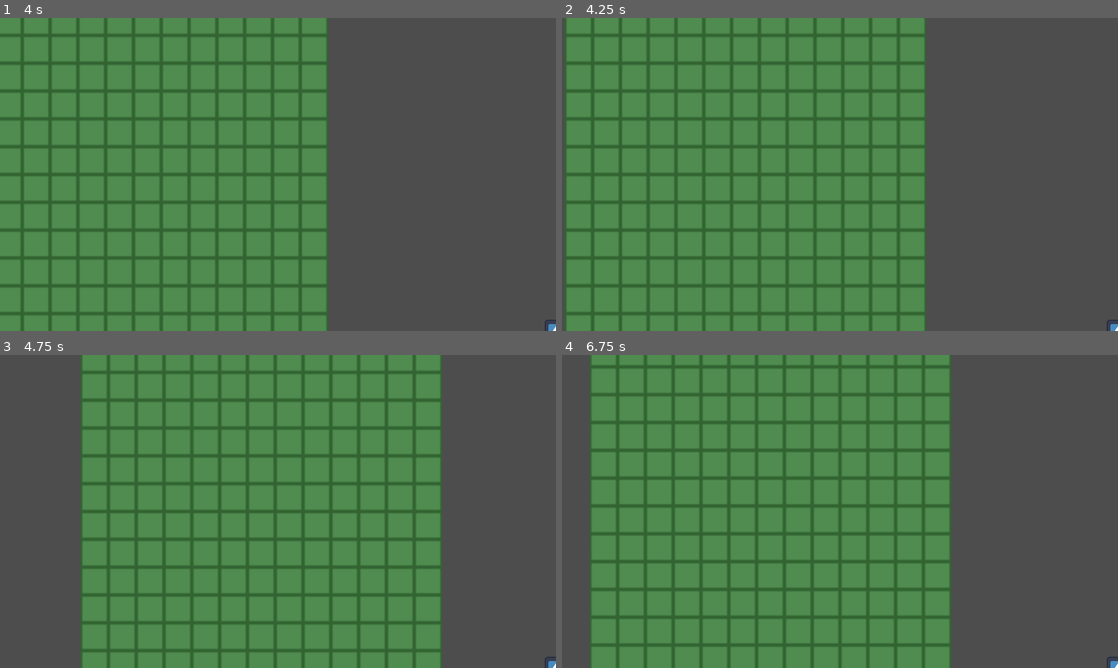
Above: before the commit, frames 1-4 (two rows, left to right).
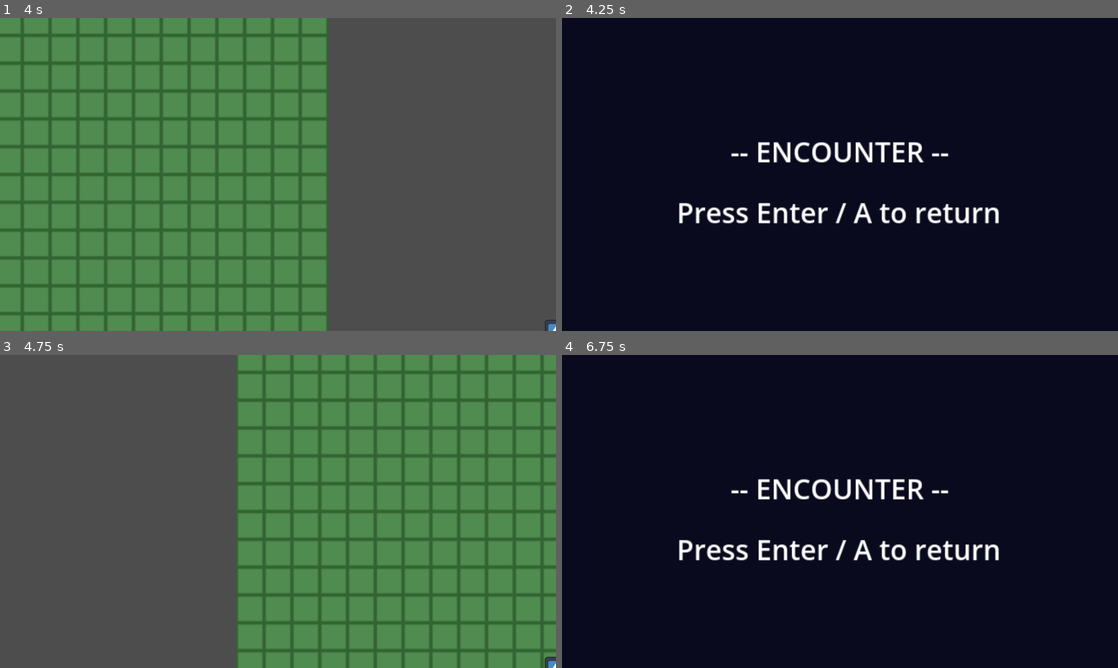
Above: after the commit, the same moments.

Repository: corytomlinson-oss/project_divine_light
Game: Godot game, scene res://scenes/overworld/Overworld.tscn
Same seed, same stepped clock (60 frames per second), same inputs: the game is played once before the commit and once after it. The engine's default icon, where the game draws it, is replaced by a stand-in: a white triangle on a blue panel in a dark square.
Inputs:
- Up to frame 1 (4 s): tap Enter (ui_accept) at 0.5, 0.6, 0.77, 1.07, 1.35, 1.52, 1.82, 2.1, 2.85, 3.02, 3.32, 3.6, 3.77 s; hold Right (ui_right) 0.53-1.28 s; hold Down (ui_down) 1.28-2.03 s; hold Right (ui_right) 2.03-2.78 s; hold Up (ui_up) 2.78-3.53 s; hold Left (ui_left) from 3.53 s (still down)
- Up to frame 2 (4.25 s): keep holding Left (ui_left); tap Enter (ui_accept) at 4.07 s
- Up to frame 3 (4.75 s): keep holding Left (ui_left); tap Enter (ui_accept) at 4.25, 4.35, 4.52 s
- Up to frame 4 (6.75 s): tap Enter (ui_accept) at 4.82, 5.1, 5.85, 6.02, 6.32, 6.6 s; release Left (ui_left) at 5.03 s; hold Down (ui_down) 5.03-5.78 s; hold Right (ui_right) 5.78-6.53 s; hold Up (ui_up) from 6.53 s (still down)

Frame 1 is identical in both runs. In frame 2, 100% of the frame differs, in the area x 0-100%, y 0-100%; in frame 3, 55%; in frame 4, 100%.

Commit message:
Milestone 2: battle screen transition on random encounter
Step-counter triggers battle after 10-20 random tiles walked. Switches
to Battle scene; Enter returns to overworld. Removed leftover debug prints
from Player.gd.

Co-Authored-By: Claude Sonnet 4.6 <noreply@anthropic.com>

Diff:
--- /dev/null
+++ b/divine-light/scenes/battle/Battle.tscn
@@ -0,0 +1,27 @@
+[gd_scene format=4]
+
+[ext_resource type="Script" path="res://scripts/battle/Battle.gd" id="1_battle"]
+
+[node name="Battle" type="Node2D"]
+script = ExtResource("1_battle")
+
+[node name="Background" type="ColorRect" parent="."]
+offset_right = 320.0
+offset_bottom = 180.0
+color = Color(0.04, 0.04, 0.12, 1)
+
+[node name="BattleLabel" type="Label" parent="."]
+offset_left = 0.0
+offset_top = 65.0
+offset_right = 320.0
+offset_bottom = 85.0
+text = "-- ENCOUNTER --"
+horizontal_alignment = 1
+
+[node name="ReturnLabel" type="Label" parent="."]
+offset_left = 0.0
+offset_top = 100.0
+offset_right = 320.0
+offset_bottom = 120.0
+text = "Press Enter / A to return"
+horizontal_alignment = 1
--- /dev/null
+++ b/divine-light/scripts/battle/Battle.gd
@@ -0,0 +1,5 @@
+extends Node2D
+
+func _process(_delta: float) -> void:
+	if Input.is_action_just_pressed("ui_accept"):
+		get_tree().change_scene_to_file("res://scenes/overworld/Overworld.tscn")
--- a/divine-light/scripts/player/Player.gd
+++ b/divine-light/scripts/player/Player.gd
@@ -1,15 +1,16 @@
 extends CharacterBody2D
 
 const TILE_SIZE: int = 16
-const MOVE_SPEED: float = 96.0  # pixels per second — 6 tiles/sec
+const MOVE_SPEED: float = 96.0
 
 var _moving: bool = false
 var _target: Vector2
+var _steps_to_encounter: int = 0
 
 
 func _ready() -> void:
 	_target = position
-	print("Player script loaded at position: ", position)
+	_reset_encounter_counter()
 
 
 func _process(delta: float) -> void:
@@ -18,6 +19,7 @@
 		if position.is_equal_approx(_target):
 			position = _target
 			_moving = false
+			_check_encounter()
 	else:
 		_handle_input()
 
@@ -26,21 +28,27 @@
 	var dir := Vector2.ZERO
 
 	if Input.is_action_pressed("ui_right"):
-		print("RIGHT")
 		dir = Vector2.RIGHT
 	elif Input.is_action_pressed("ui_left"):
-		print("LEFT")
 		dir = Vector2.LEFT
 	elif Input.is_action_pressed("ui_down"):
-		print("DOWN")
 		dir = Vector2.DOWN
 	elif Input.is_action_pressed("ui_up"):
-		print("UP")
 		dir = Vector2.UP
 
 	if dir == Vector2.ZERO:
 		return
 
-	# Collision check temporarily disabled — add back once tileset is set up
 	_target = position + dir * TILE_SIZE
 	_moving = true
+
+
+func _check_encounter() -> void:
+	_steps_to_encounter -= 1
+	if _steps_to_encounter <= 0:
+		_reset_encounter_counter()
+		get_tree().change_scene_to_file("res://scenes/battle/Battle.tscn")
+
+
+func _reset_encounter_counter() -> void:
+	_steps_to_encounter = randi_range(10, 20)
